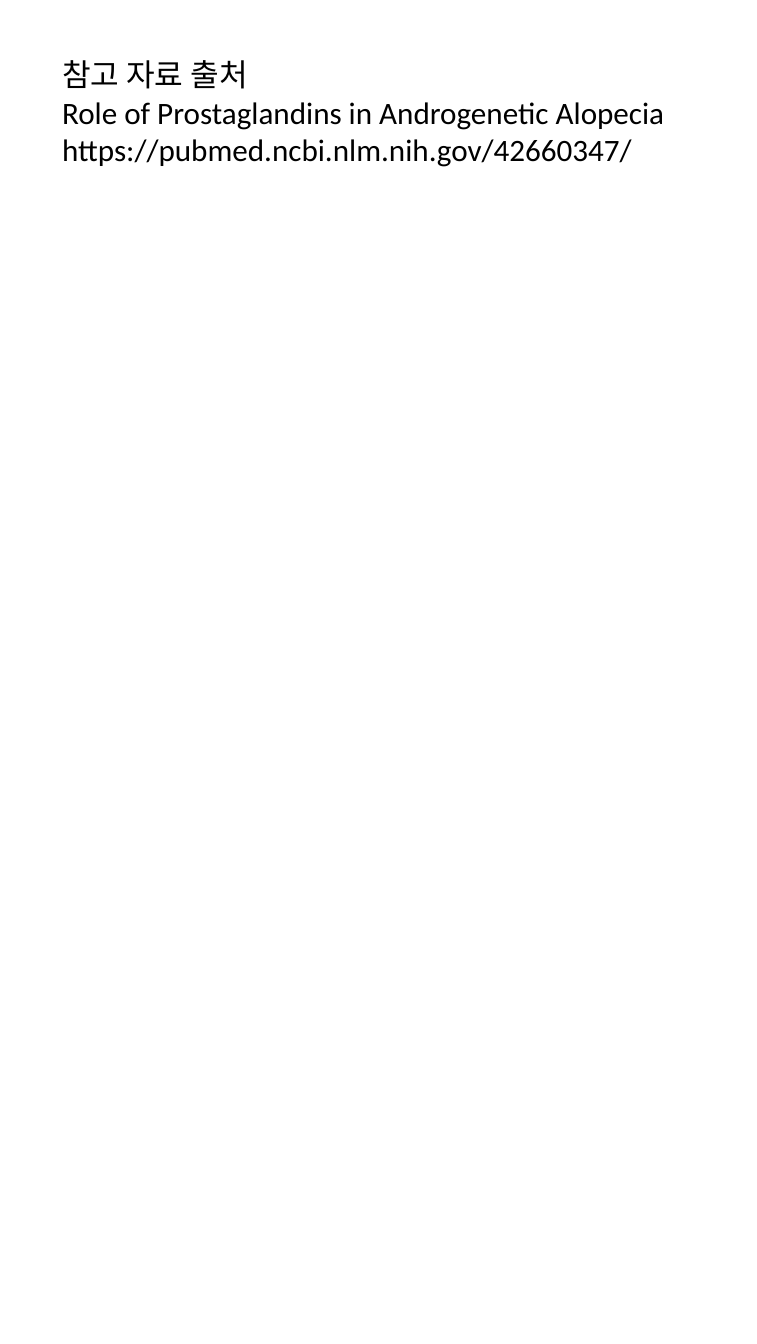
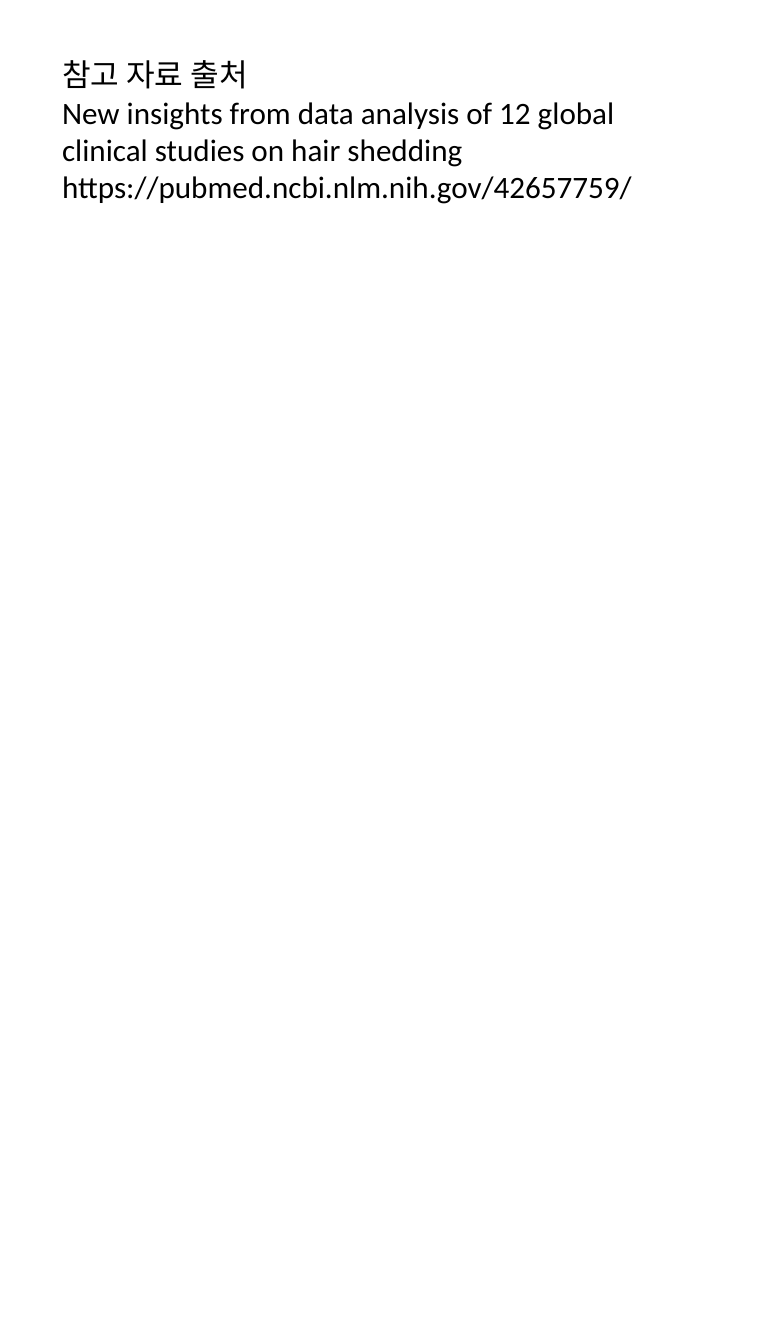
Before and after one commit to hyokang2010-BJ-ANTH/product-builder-test, a slide deck: slide 7 of data/2026-08-29/slides.pptx (slide 6 before the commit). Drawn at 757x1344 pixels with LibreOffice and Linux fonts; fonts in the diff are those of the drawing. Boxes give left, top, right and bottom in pixels: in the first picture for what was removed or moved away, otherwise in the second. Text is boxed around its words. In the diff, an @@ line names an element or a change of style, - is before the commit and + after.

```diff
--- a/data/2026-08-29/slides.pptx
+++ b/data/2026-08-29/slides.pptx
@@ text at [62, 102, 632, 204]: text changed @@
-Role of Prostaglandins in Androgenetic Alopecia
-https://pubmed.ncbi.nlm.nih.gov/42660347/
+New insights from data analysis of 12 global clinical studies on hair shedding
+https://pubmed.ncbi.nlm.nih.gov/42657759/
```
Also in this commit, not shown: 1 slide added, 19 other files.
